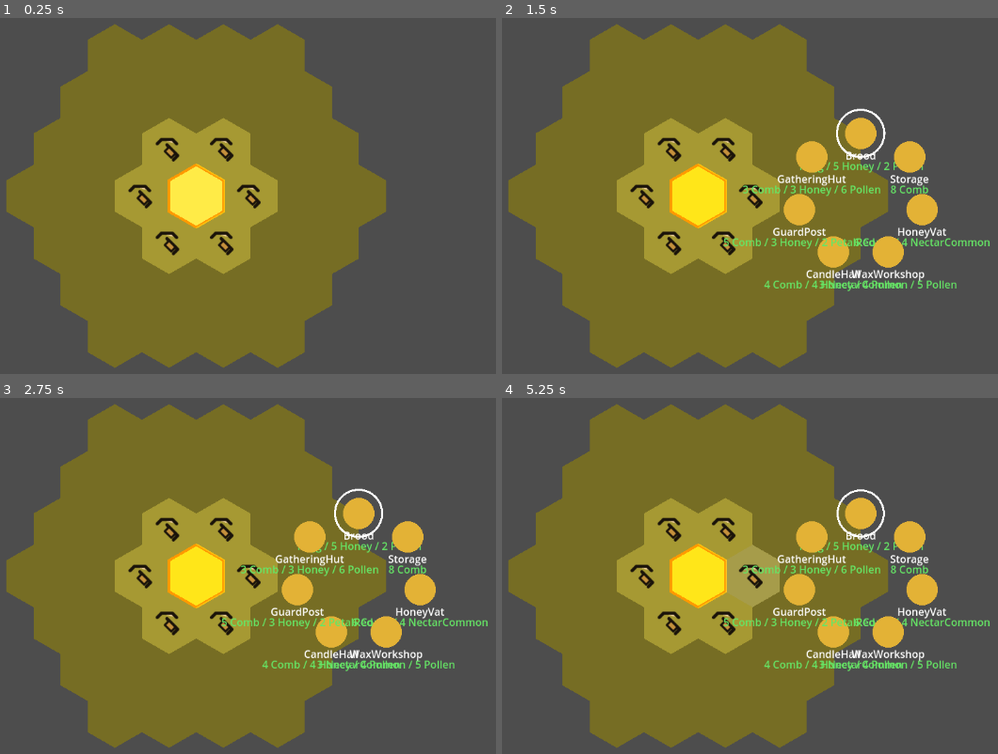
Above: before the commit, frames 1-4 (two rows, left to right).
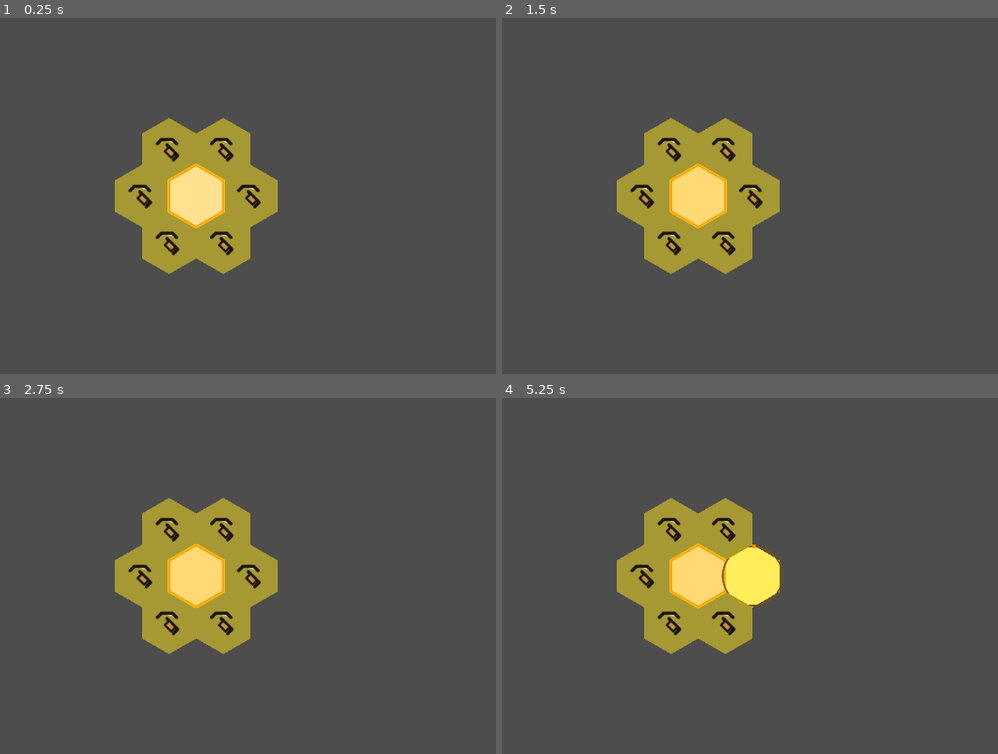
Above: after the commit, the same moments.

Repository: Millstreamu/BuzzyJess
Game: Godot game, scene res://scenes/TestHex.tscn
Same seed, same stepped clock (60 frames per second), same inputs: the game is played once before the commit and once after it.
Inputs (mouse positions are in pixels of both pictures, inside the frame that each line leads up to):
- Up to frame 1 (0.25 s): no input
- Up to frame 2 (1.5 s): tap Enter at 0.5 s; move the mouse to (864, 174) at 0.52 s; click (864, 174) at 0.67 s; move the mouse to (546, 217) at 1.27 s; click (546, 217) at 1.42 s
- Up to frame 3 (2.75 s): move the mouse to (272, 483) at 2.02 s; click (272, 483) at 2.17 s
- Up to frame 4 (5.25 s): move the mouse to (660, 661) at 2.77 s; click (660, 661) at 2.92 s; move the mouse to (923, 640) at 3.52 s; click (923, 640) at 3.67 s; move the mouse to (outside the picture) at 4.27 s; click (outside the picture) at 4.42 s; move the mouse to (735, 576) at 5.02 s; click (735, 576) at 5.17 s

The runs differ from the first frame. In frame 1, 45% of the frame differs, in the area x 1-78%, y 1-99%; in frame 2, 48%; in frame 3, 48%; in frame 4, 49%, in the area x 1-99%, y 1-99%.

Commit message:
Enable organic hive expansion

Diff:
--- a/scripts/HexGridTest.gd
+++ b/scripts/HexGridTest.gd
@@ -5,7 +5,6 @@
 const HAMMER_TEXTURE := preload("res://art/icons/hammer.svg")
 
 @export var hex_size: float = 48.0
-@export var grid_radius: int = 3
 @export var hex_color: Color = Color(1.0, 0.9, 0.1)
 @export var selection_color: Color = Color(1.0, 0.6, 0.0)
 @export var selection_line_width: float = 4.0
@@ -16,6 +15,8 @@
 var _coords_by_id: Dictionary = {}
 var _selection: Vector2i = Vector2i.ZERO
 var _grid_offset: Vector2 = Vector2.ZERO
+var _next_cell_id: int = 0
+var _queen_cell_id: int = -1
 
 const SQRT_3 := sqrt(3.0)
 
@@ -32,6 +33,7 @@
 
 var _cell_type_colors := {
     "Empty": Color(1.0, 0.9, 0.1),
+    "Queen": Color(1.0, 0.85, 0.45),
     "Brood": Color(0.8, 0.4, 0.4),
     "Storage": Color(0.7, 0.7, 0.2),
     "HoneyVat": Color(0.9, 0.7, 0.3),
@@ -55,7 +57,6 @@
 
 func _ready() -> void:
     _generate_grid()
-    _initialize_build_states()
     if _build_manager:
         if not _build_manager.build_started.is_connected(_on_cell_build_started):
             _build_manager.build_started.connect(_on_cell_build_started)
@@ -86,25 +87,19 @@
     _positions.clear()
     _cell_ids_by_coord.clear()
     _coords_by_id.clear()
+    _cell_states.clear()
+    _building_progress.clear()
+    _next_cell_id = 0
+    _queen_cell_id = -1
     HiveSystem.reset()
-
-    var cell_id := 0
-
-    for q in range(-grid_radius, grid_radius + 1):
-        for r in range(-grid_radius, grid_radius + 1):
-            var s := -q - r
-            if abs(q) <= grid_radius and abs(r) <= grid_radius and abs(s) <= grid_radius:
-                var coord := Vector2i(q, r)
-                _hex_coords.append(coord)
-                var pos := _axial_to_pixel(coord)
-                _positions[coord] = pos
-                _cell_ids_by_coord[coord] = cell_id
-                _coords_by_id[cell_id] = coord
-                HiveSystem.register_cell(cell_id, {
-                    "coord": coord,
-                    "type": "Empty"
-                })
-                cell_id += 1
+    GameState.hive_cell_states.clear()
+
+    var queen_coord := Vector2i.ZERO
+    var queen_id := _ensure_cell_entry(queen_coord, "Queen")
+    _queen_cell_id = queen_id
+    _set_cell_state(queen_id, BuildState.BUILT)
+    _selection = queen_coord
+    _add_available_neighbors(queen_id)
     _update_offset()
 
 func _update_offset() -> void:
@@ -125,38 +120,50 @@
     var size := Vector2(max_x - min_x, max_y - min_y)
     var grid_center := Vector2(min_x, min_y) + size * 0.5
     _grid_offset = get_viewport_rect().size * 0.5 - grid_center
-
-func _initialize_build_states() -> void:
-    _cell_states.clear()
-    _building_progress.clear()
-    var saved_states: Dictionary = GameState.get_hive_cell_states()
-    if saved_states.is_empty():
-        var center_id: int = _cell_ids_by_coord.get(Vector2i.ZERO, -1)
-        if center_id != -1:
-            _cell_states[center_id] = BuildState.BUILT
-            GameState.set_hive_cell_state(center_id, BuildState.BUILT)
-        for offset in NEIGHBOR_DIRS:
-            var coord := Vector2i.ZERO + offset
-            var neighbor_id: int = _cell_ids_by_coord.get(coord, -1)
-            if neighbor_id == -1:
-                continue
-            _cell_states[neighbor_id] = BuildState.AVAILABLE
-            GameState.set_hive_cell_state(neighbor_id, BuildState.AVAILABLE)
+    queue_redraw()
+
+func _ensure_cell_entry(coord: Vector2i, cell_type: String = "Empty") -> int:
+    if _cell_ids_by_coord.has(coord):
+        return int(_cell_ids_by_coord[coord])
+    var cell_id: int = _next_cell_id
+    _next_cell_id += 1
+    if not _hex_coords.has(coord):
+        _hex_coords.append(coord)
+    var pos := _axial_to_pixel(coord)
+    _positions[coord] = pos
+    _cell_ids_by_coord[coord] = cell_id
+    _coords_by_id[cell_id] = coord
+    HiveSystem.register_cell(cell_id, {
+        "coord": coord,
+        "type": cell_type
+    })
+    return cell_id
+
+func _set_cell_state(cell_id: int, state: int) -> void:
+    _cell_states[cell_id] = state
+    GameState.set_hive_cell_state(cell_id, int(state))
+
+func _add_available_neighbors(cell_id: int) -> void:
+    if not _coords_by_id.has(cell_id):
+        return
+    var coord: Vector2i = _coords_by_id[cell_id]
+    var added_new: bool = false
+    for offset in NEIGHBOR_DIRS:
+        var neighbor_coord := coord + offset
+        var was_new: bool = not _cell_ids_by_coord.has(neighbor_coord)
+        var neighbor_id: int = _ensure_cell_entry(neighbor_coord)
+        if neighbor_id == _queen_cell_id:
+            continue
+        var current_state: int = int(_cell_states.get(neighbor_id, BuildState.LOCKED))
+        if was_new:
+            _set_cell_state(neighbor_id, BuildState.AVAILABLE)
+            added_new = true
+        elif current_state == BuildState.LOCKED:
+            _set_cell_state(neighbor_id, BuildState.AVAILABLE)
+    if added_new:
+        _update_offset()
     else:
-        for key in saved_states.keys():
-            var cell_id := int(key)
-            var state_value := int(saved_states[key])
-            if state_value == BuildState.BUILDING:
-                state_value = BuildState.BUILT
-            _cell_states[cell_id] = state_value
-    for coord in _hex_coords:
-        var cid: int = _cell_ids_by_coord.get(coord, -1)
-        if cid == -1:
-            continue
-        if not _cell_states.has(cid):
-            _cell_states[cid] = BuildState.LOCKED
-        GameState.set_hive_cell_state(cid, int(_cell_states[cid]))
-    queue_redraw()
+        queue_redraw()
 
 func _process(delta: float) -> void:
     _update_hover_cell()
@@ -246,6 +253,9 @@
     _handle_cell_interaction(cell_id, _selection)
 
 func _handle_cell_interaction(cell_id: int, coord: Vector2i) -> void:
+    if cell_id == _queen_cell_id:
+        UIFx.flash_deny()
+        return
     var state: int = int(_cell_states.get(cell_id, BuildState.LOCKED))
     if state == BuildState.AVAILABLE:
         _attempt_start_build(cell_id)
@@ -350,20 +360,14 @@
     return points
 
 func _on_cell_build_started(cell_id: int) -> void:
-    if not _cell_states.has(cell_id):
-        _cell_states[cell_id] = BuildState.BUILDING
-    _cell_states[cell_id] = BuildState.BUILDING
+    _set_cell_state(cell_id, BuildState.BUILDING)
     _building_progress[cell_id] = 0.0
-    GameState.set_hive_cell_state(cell_id, BuildState.BUILDING)
     queue_redraw()
 
 func _on_cell_build_finished(cell_id: int) -> void:
-    if not _cell_states.has(cell_id):
-        _cell_states[cell_id] = BuildState.BUILT
-    _cell_states[cell_id] = BuildState.BUILT
+    _set_cell_state(cell_id, BuildState.BUILT)
     _building_progress.erase(cell_id)
-    GameState.set_hive_cell_state(cell_id, BuildState.BUILT)
-    queue_redraw()
+    _add_available_neighbors(cell_id)
 
 func _on_cell_built(_cell_id: int, _cell_type: StringName) -> void:
     queue_redraw()
